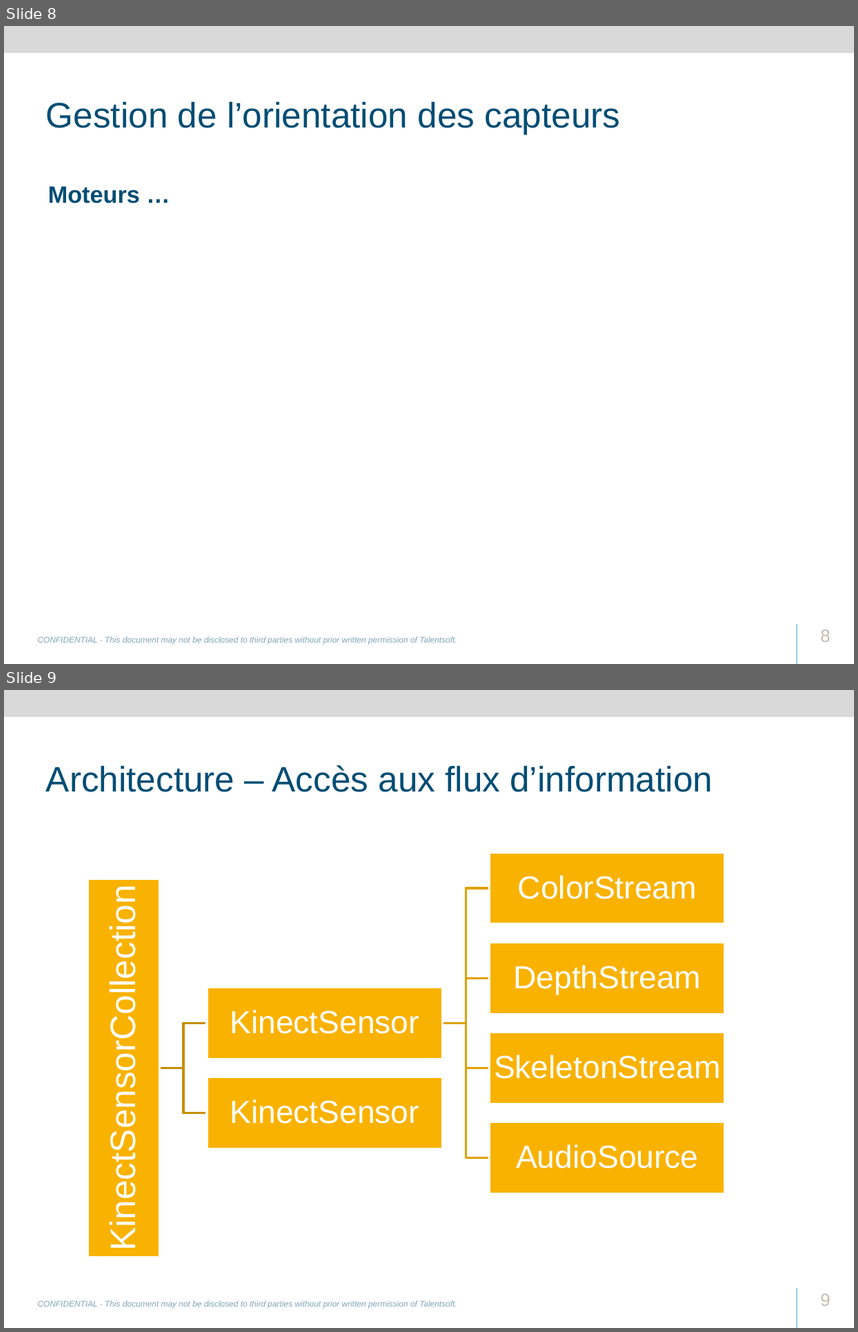
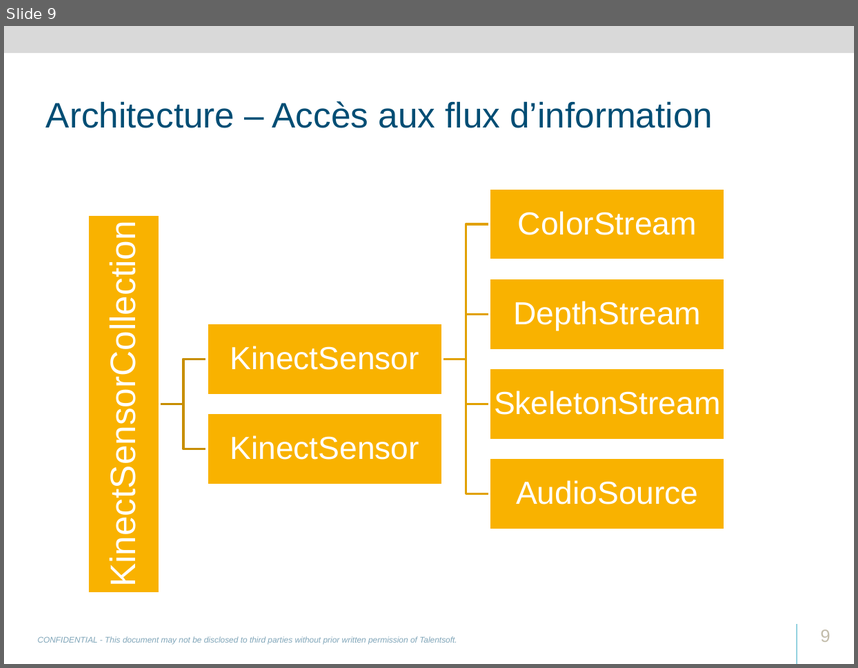
Before and after one commit to svanacker/cen-info-kinect, a slide deck: Talentsoft-RD-Academy-Kinect.pptx. Shown one above the other, each under a label of ours: slides 8 and 9 before the commit, slide 9 after it. The pictures are 858x1332 and 858x668 pixels, drawn with LibreOffice and Linux fonts; fonts in the diff are those of the drawing; background and template pictures are left out. Boxes give left, top, right and bottom in pixels: in the first picture for what was removed or moved away, otherwise in the second. Text is boxed around its words. In the diff, an @@ line names an element or a change of style, - is before the commit and + after.

```diff
--- a/Talentsoft-RD-Academy-Kinect.pptx
+++ b/Talentsoft-RD-Academy-Kinect.pptx
@@ slide 8 removed at [4,26,854,664], background #FFFFFF; not listed: 3 template elements that a slide beside it also shows @@
@@ title removed at [46,101,621,134] @@
-Gestion de l’orientation des capteurs
@@ text removed at [48,186,140,203] @@
-• Moteurs …
@@ page number removed at [820,629,830,641] @@
-8
```
Also in this commit, not shown: 4 slides changed, 9 slides added, 1 other slide removed, 4 other files.
